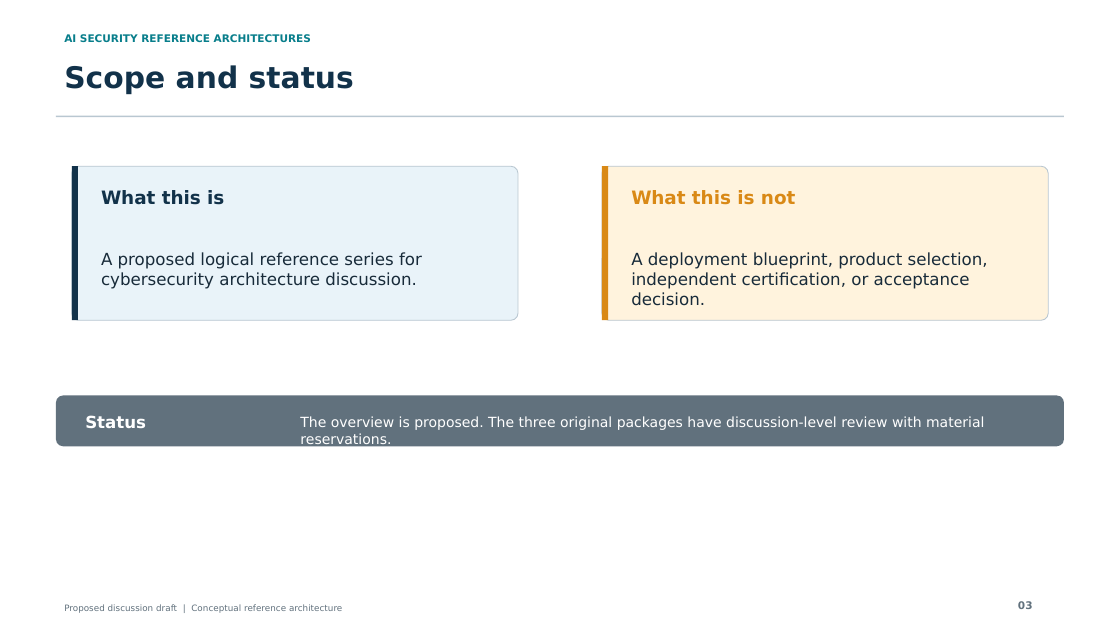
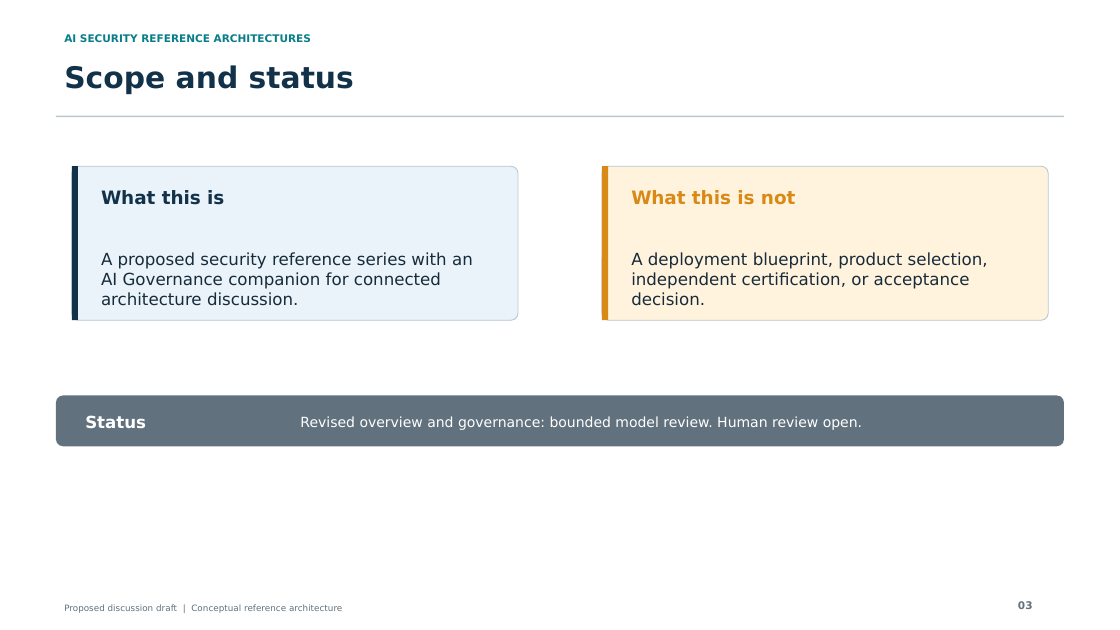
Before and after one commit to jessepike/ai-security-reference-architectures, a slide deck: slide 3 of public/downloads/ai-security-reference-architectures.pptx. Drawn at 1120x630 pixels with LibreOffice and Linux fonts; fonts in the diff are those of the drawing. Boxes give left, top, right and bottom in pixels: in the first picture for what was removed or moved away, otherwise in the second. Text is boxed around its words. In the diff, an @@ line names an element or a change of style, - is before the commit and + after.

Commit message:
feat: add AI governance companion and strengthen publication validation

```diff
--- a/public/downloads/ai-security-reference-architectures.pptx
+++ b/public/downloads/ai-security-reference-architectures.pptx
@@ text at (101,252,473,306): text changed @@
-A proposed logical reference series for cybersecurity architecture discussion.
+A proposed security reference series with an AI Governance companion for connected architecture discussion.
@@ text at (300,416,862,430): text changed @@
-The overview is proposed. The three original packages have discussion-level review with material reservations.
+Revised overview and governance: bounded model review. Human review open.
```
Also in this commit, not shown: 35 other slides changed, 7 slides added, 46 other files.
